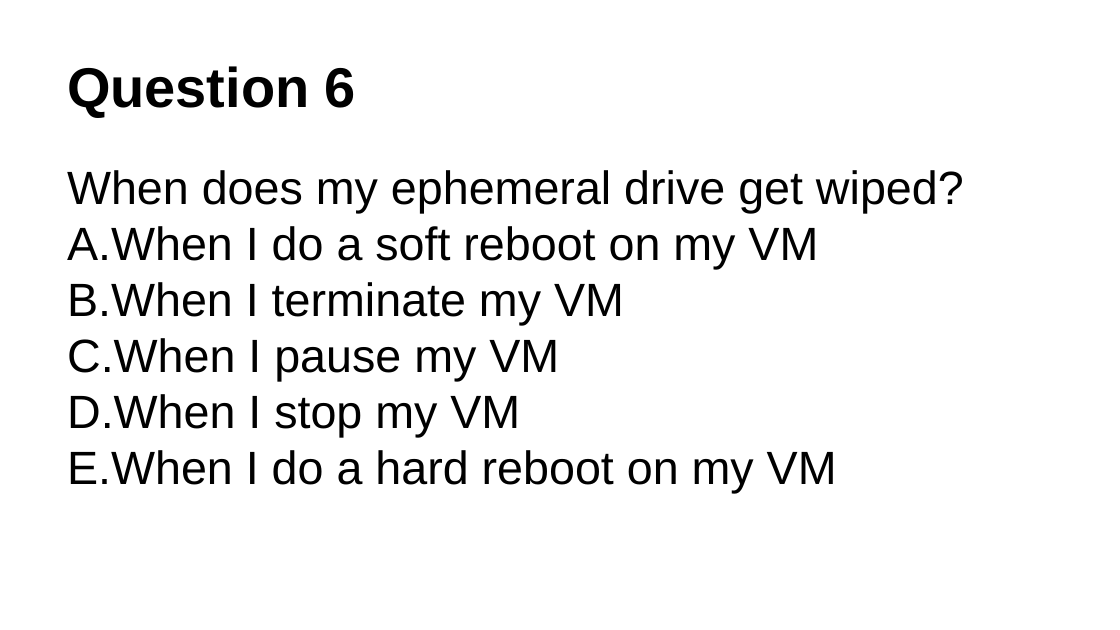
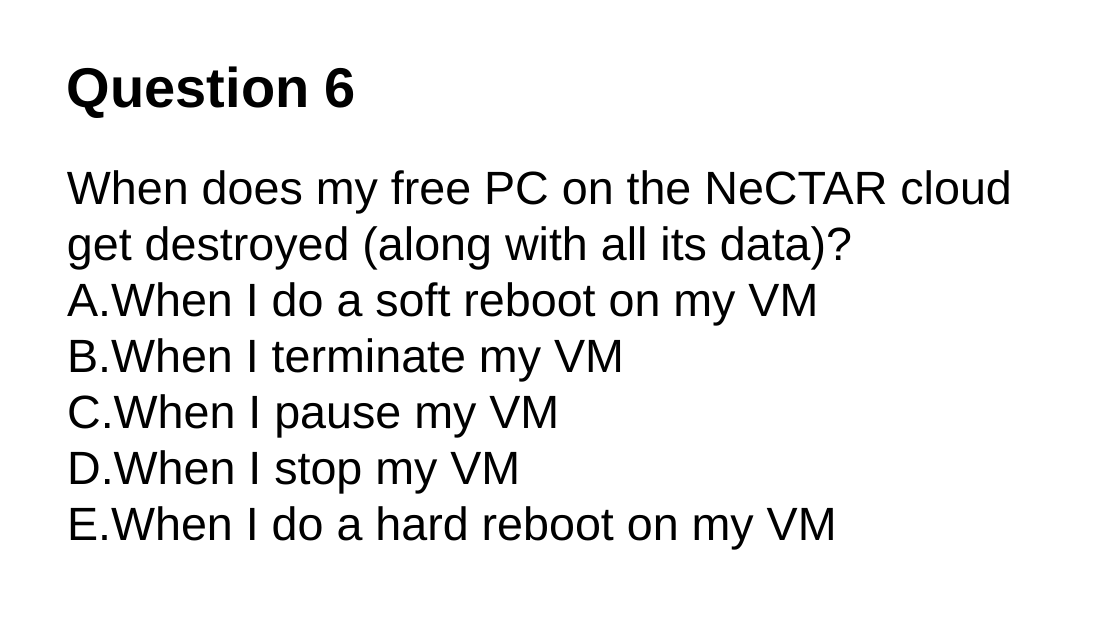
Before and after one commit to resbaz/nectar-cloud-lessons, a slide deck: slide 7 of Lessons/Lesson_I/Lesson_I_Questions.pptx. Drawn at 1120x630 pixels with LibreOffice and Linux fonts; fonts in the diff are those of the drawing. Boxes give left, top, right and bottom in pixels: in the first picture for what was removed or moved away, otherwise in the second. Text is boxed around its words. In the diff, an @@ line names an element or a change of style, - is before the commit and + after.

```diff
--- a/Lessons/Lesson_I/Lesson_I_Questions.pptx
+++ b/Lessons/Lesson_I/Lesson_I_Questions.pptx
@@ text at (67,170,1011,270): text changed @@
-When does my ephemeral drive get wiped?
+When does my free PC on the NeCTAR cloud get destroyed (along with all its data)?
```
Also in this commit, not shown: 1 other slide changed.
